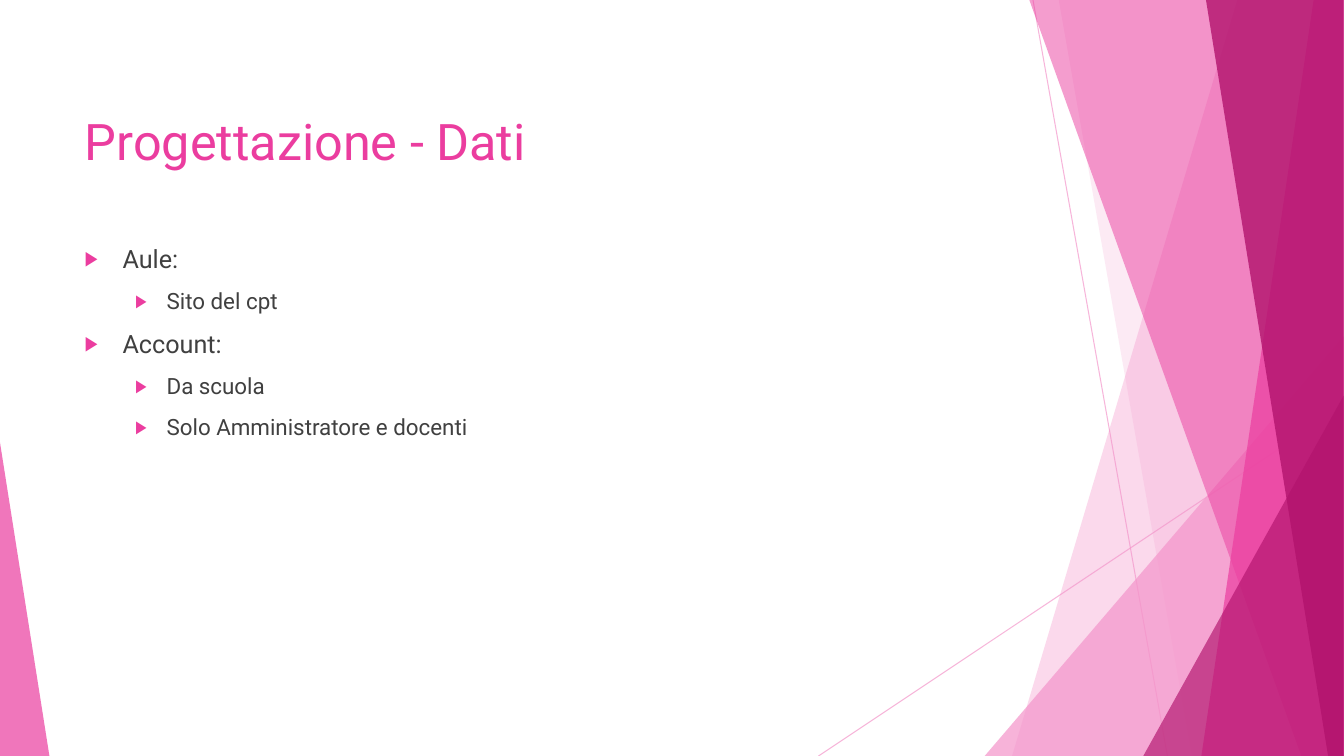
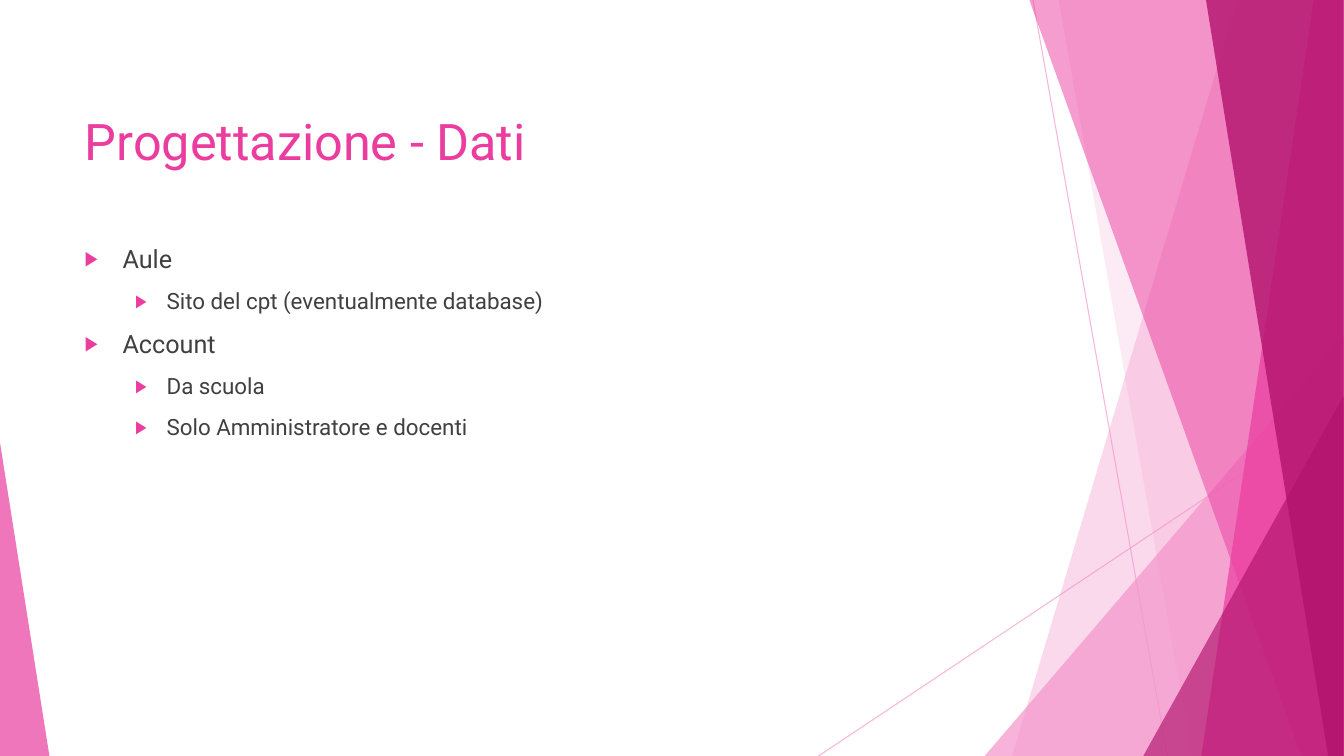
Before and after one commit to alessiax8/Info-Kiosk, a slide deck: slide 6 of Documenti/presentazione_info_kiosk.pptx. Drawn at 1344x756 pixels with LibreOffice and Linux fonts; fonts in the diff are those of the drawing. Boxes give left, top, right and bottom in pixels: in the first picture for what was removed or moved away, otherwise in the second. Text is boxed around its words. In the diff, an @@ line names an element or a change of style, - is before the commit and + after.

```diff
--- a/Documenti/presentazione_info_kiosk.pptx
+++ b/Documenti/presentazione_info_kiosk.pptx
@@ text at [123, 249, 543, 354]: text changed; size 18 to 16 pt @@
-▶ Aule:
-  ▶ Sito del cpt
-▶ Account:
+▶ Aule
+  ▶ Sito del cpt (eventualmente database)
+▶ Account
```
Also in this commit, not shown: 1 other slide changed, 11 slides added, 1 slide removed.
